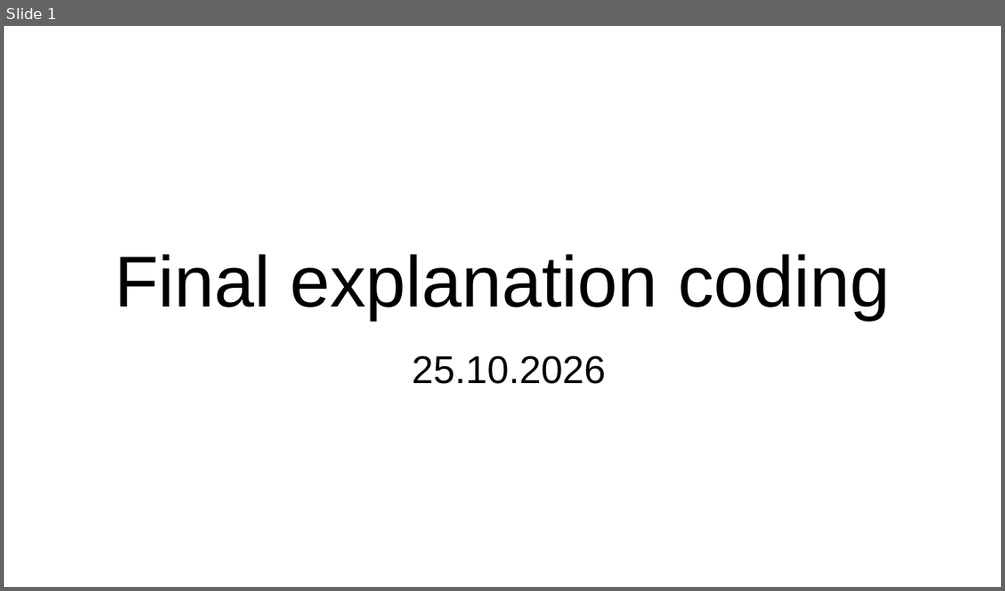
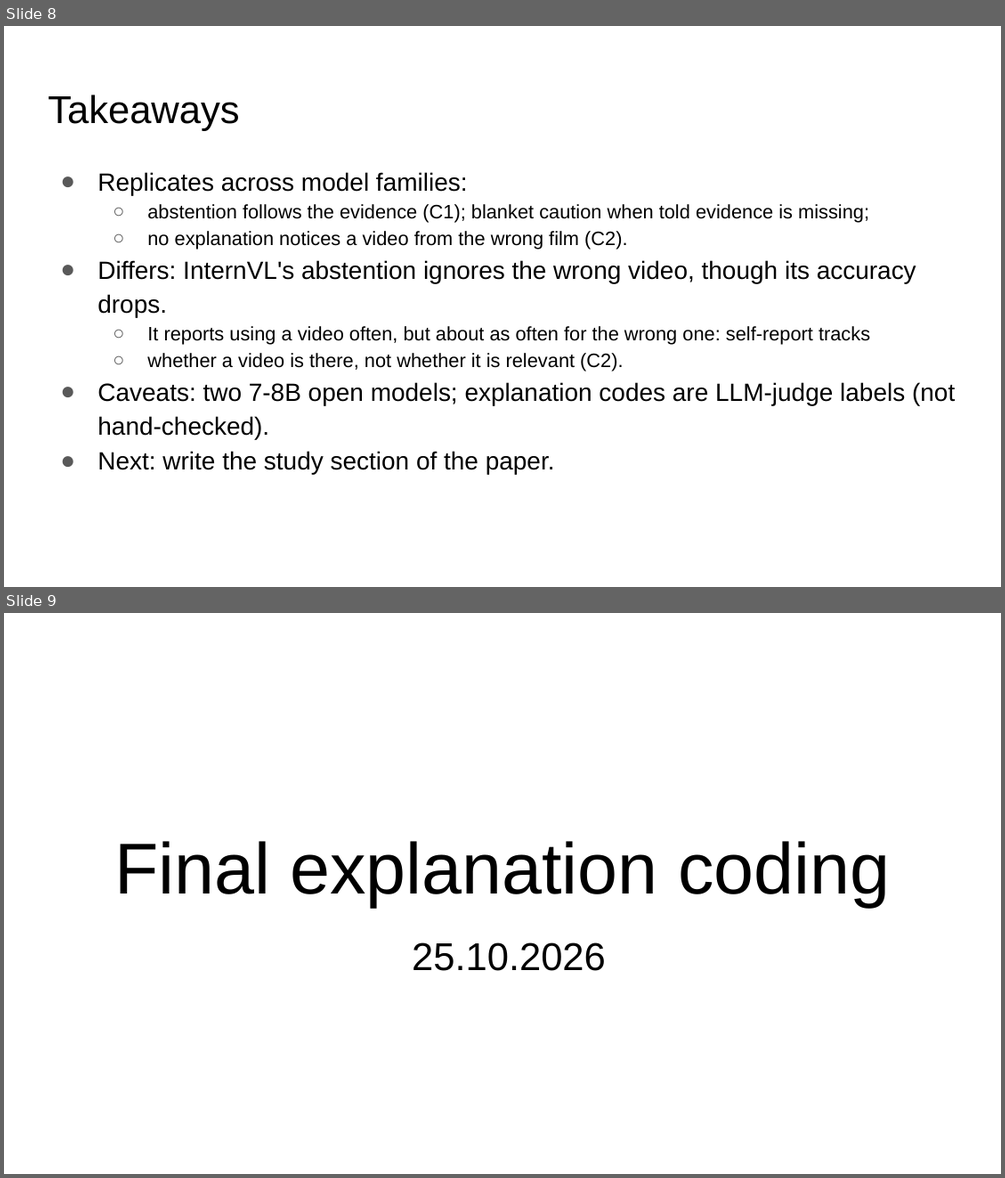
Before and after one commit to seriozh1/ai-alignment-demands-emotions, a slide deck: files/AI Alignemnt Emotions all slides.pptx. Shown one above the other, each under a label of ours: slide 1 before the commit, slides 8 and 9 after it. The pictures are 1005x591 and 1005x1178 pixels, drawn with LibreOffice and Linux fonts; fonts in the diff are those of the drawing. Boxes give left, top, right and bottom in pixels: in the first picture for what was removed or moved away, otherwise in the second. Text is boxed around its words. In the diff, an @@ line names an element or a change of style, - is before the commit and + after.

Commit message:
3-rd model qwen_v1 test

```diff
--- a/files/AI Alignemnt Emotions all slides.pptx
+++ b/files/AI Alignemnt Emotions all slides.pptx
@@ slide 8 added at box(4, 26, 1001, 587), background #FFFFFF @@
@@ title added at box(48, 95, 239, 131), 28 pt, text #000000 @@
+Takeaways
@@ text added at box(97, 172, 955, 474), 14 pt, text #000000 @@
+● Replicates across model families:
+  ○ abstention follows the evidence (C1); blanket caution when told evidence is missing;
+  ○ no explanation notices a video from the wrong film (C2).
+● Differs: InternVL's abstention ignores the wrong video, though its accuracy drops.
+  ○ It reports using a video often, but about as often for the wrong one: self-report tracks
+  ○ whether a video is there, not whether it is relevant (C2).
+● Caveats: two 7-8B open models; explanation codes are LLM-judge labels (not hand-checked).
+● Next: write the study section of the paper.
@@ what was slide 1 is now slide 9 @@
```
Also in this commit, not shown: 7 other slides added, 29 other files.
